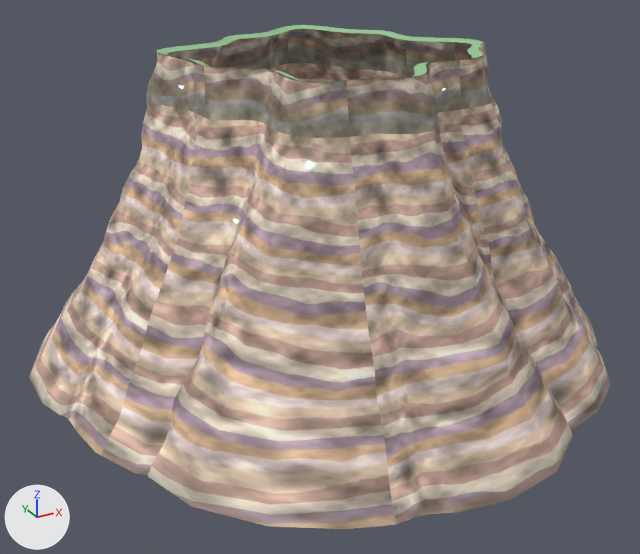
Two versions of the glTF model data/world/near/CliffWall_stack_12.glb, one commit apart.
Before and after are seen from a 50 mm lens placed at (-236.0, -418.0, 244.0), pointed at (-11.0, -10.0, 40.0). Arrows for +X, +Y and +Z are at lower left; the lights stay in place. The older version comes first. Where no turn or scale is listed for an object, it has been applied to the vertices.

The older version as bpy lines, for what is in view:
```python
mat_rock = principled_material('rock')
mat_rock.texture = img_rock
mat_rock.roughness = 0.8
me_cliffwall_stack_12_lip0 = bpy.data.meshes.new('CliffWall_stack_12-lip0')
me_cliffwall_stack_12_lip0.from_pydata(...)  # 140 vertices, 140 faces; spans x -86.0..86.0, y -86.0..86.0, z -1.0..1.0
me_cliffwall_stack_12_lip0.materials.append(mat_moss)  # greyish green #95c595
me_cliffwall_stack_12_rock0 = bpy.data.meshes.new('CliffWall_stack_12-rock0')
me_cliffwall_stack_12_rock0.from_pydata(...)  # 1820 vertices, 3500 faces; spans x -169.0..169.0, y -172.0..172.0, z -89.0..89.0
me_cliffwall_stack_12_rock0.materials.append(mat_rock)  # picture img_rock
ob_cliffwall_stack_12_lip0 = bpy.data.objects.new('CliffWall_stack_12-lip0', me_cliffwall_stack_12_lip0)
ob_cliffwall_stack_12_lip0.location = (1.8, 2.0, 165.1)
ob_cliffwall_stack_12_rock0 = bpy.data.objects.new('CliffWall_stack_12-rock0', me_cliffwall_stack_12_rock0)
ob_cliffwall_stack_12_rock0.location = (0.7, 1.6, 76.8)
```
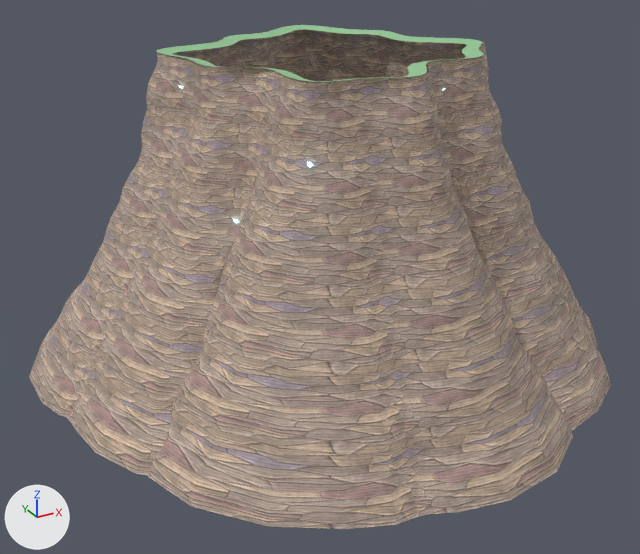
Location of each change, [x1, y1, x2, y2] in pixels of the pictures (640 x 554 px):
```json
{"object": "CliffWall_stack_12-rock0", "change": "surface changed", "before": [29, 29, 609, 529], "after": [29, 29, 609, 529]}
{"object": "CliffWall_stack_12-lip0", "change": "reshaped", "before": [156, 25, 484, 83], "after": [156, 25, 484, 82]}
```

Scene script edits in JSON lines:
```json
{"op": "add", "block": "img_rock2_n", "code": ["img_rock2_n = load_image('rock2-n', '_unpacked/rock2-n', 1024, 1024, 'Non-Color')"]}
{"op": "add", "block": "img_rock2", "code": ["img_rock2 = load_image('rock2', '_unpacked/rock2', 1024, 1024, 'sRGB')"]}
{"block": "mat_rock", "where": "n2 = _N.new('ShaderNodeTexImage'); n2.name = 'Image Texture'"}
{"op": "set", "path": "n2.image", "old": "img_rock", "new": "img_rock2"}
{"op": "add", "block": "mat_rock", "code": "n3 = _N.new('ShaderNodeNormalMap'); n3.name = 'Normal Map'"}
{"op": "add", "block": "mat_rock", "code": "n3.uv_map = 'UVMap'"}
{"op": "add", "block": "mat_rock", "code": "n4 = _N.new('ShaderNodeTexImage'); n4.name = 'Image Texture.001'"}
{"op": "add", "block": "mat_rock", "code": "n4.image = img_rock2_n"}
{"block": "mat_rock", "where": "n0 = _N.new('ShaderNodeBsdfPrincipled'); n0.name = 'Principled BSDF'"}
{"op": "add", "block": "mat_rock", "code": "_L.new(n3.outputs[0], n0.inputs[5])  # 'Normal' to 'Normal'"}
{"op": "add", "block": "mat_rock", "code": "_L.new(n4.outputs[0], n3.inputs[1])  # 'Color' to 'Color'"}
{"block": "me_cliffwall_stack_12_lip0", "where": "me_cliffwall_stack_12_lip0.from_pydata(...)  # 140 vertices, 140 faces; spans x -86.0..86.0, y -86.0..86.0, z -1.0..1.0"}
{"block": "me_cliffwall_stack_12_lip0", "where": "# used by ob_cliffwall_stack_12_lip0; location = (1.8, 2.0, 165.1)"}
{"block": "me_cliffwall_stack_12_lip0", "change": "me_cliffwall_stack_12_lip0 part 1: 70 of 140 vertices moved; they spanned x -80.0..80.0, y -80.0..80.0, z -1.0 and now span x -77.0..77.0, y -77.0..77.0, z -1.0; mean shift (0.0, 0.0, 0.0); largest move (62.0, 3.0, -1.0) -> (59.0, 1.0, -1.0)"}
{"block": "me_cliffwall_stack_12_rock0", "where": "me_cliffwall_stack_12_rock0.from_pydata(...)  # 1820 vertices, 3500 faces; spans x -169.0..169.0, y -172.0..172.0, z -89.0..89.0"}
{"block": "me_cliffwall_stack_12_rock0", "where": "# used by ob_cliffwall_stack_12_rock0; location = (0.7, 1.6, 76.8)"}
{"block": "me_cliffwall_stack_12_rock0", "change": "me_cliffwall_stack_12_rock0 part 2: texture (UV) coordinates of 3500 of 3500 faces, centred in x -167.0..165.0, y -169.0..167.0, z -86.0..86.0, changed; they spanned u 0.0..6.25, v 0.08..1.14 and now span u 0.0..18.74, v 0.0..5.92"}
```
